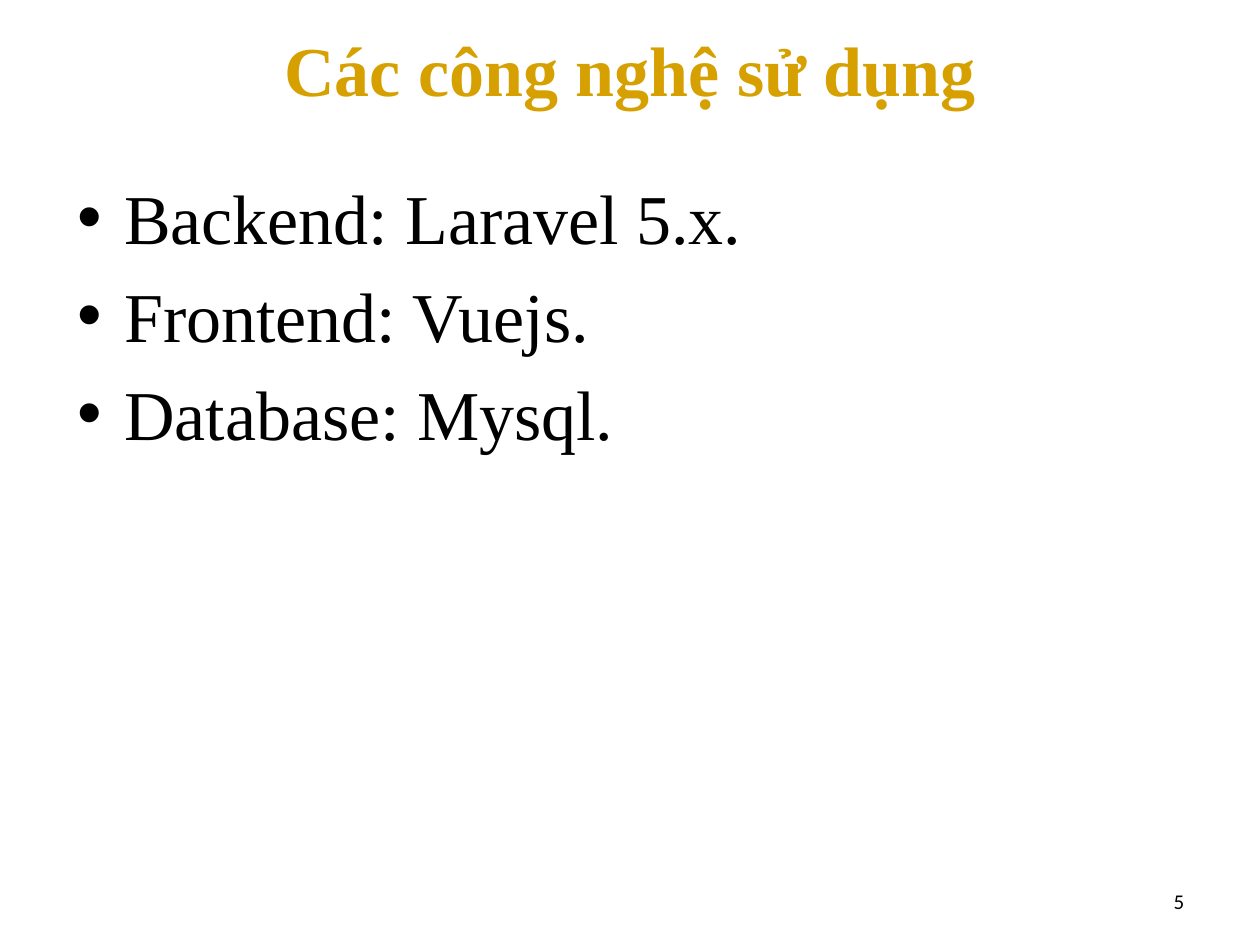
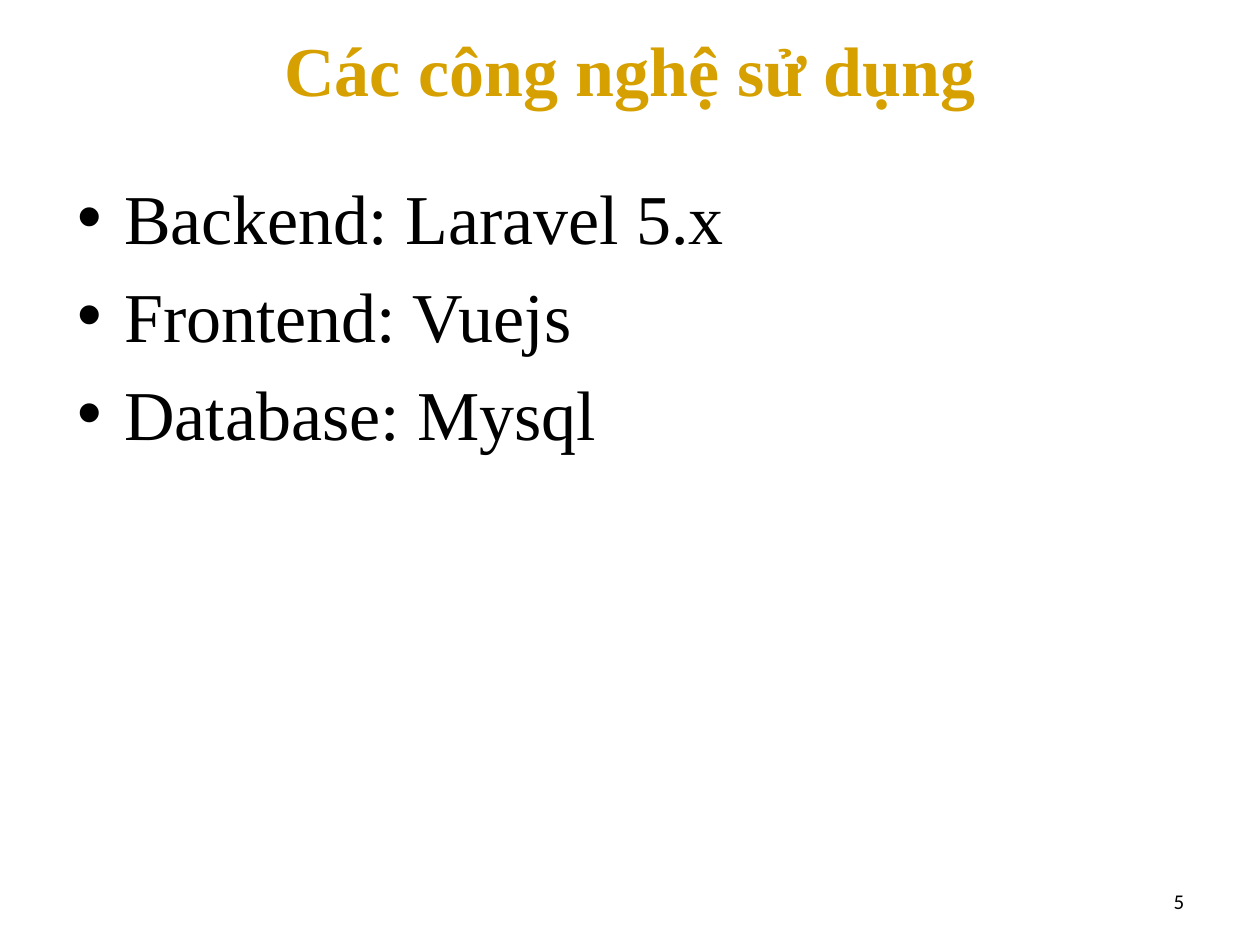
Before and after one commit to anhempk1250/TLCN-CuaHangTinHoc, a slide deck: slide 6 of TLCN.pptx. Drawn at 1260x945 pixels with LibreOffice and Linux fonts; fonts in the diff are those of the drawing; background and template pictures are left out. Boxes give left, top, right and bottom in pixels: in the first picture for what was removed or moved away, otherwise in the second. Text is boxed around its words. In the diff, an @@ line names an element or a change of style, - is before the commit and + after.

```diff
--- a/TLCN.pptx
+++ b/TLCN.pptx
@@ text at <box>124,195,724,453</box>: text changed @@
-• Backend: Laravel 5.x.
-• Frontend: Vuejs.
-• Database: Mysql.
+• Backend: Laravel 5.x
+• Frontend: Vuejs
+• Database: Mysql
```
Also in this commit, not shown: 6 other slides changed, 8 other files.
